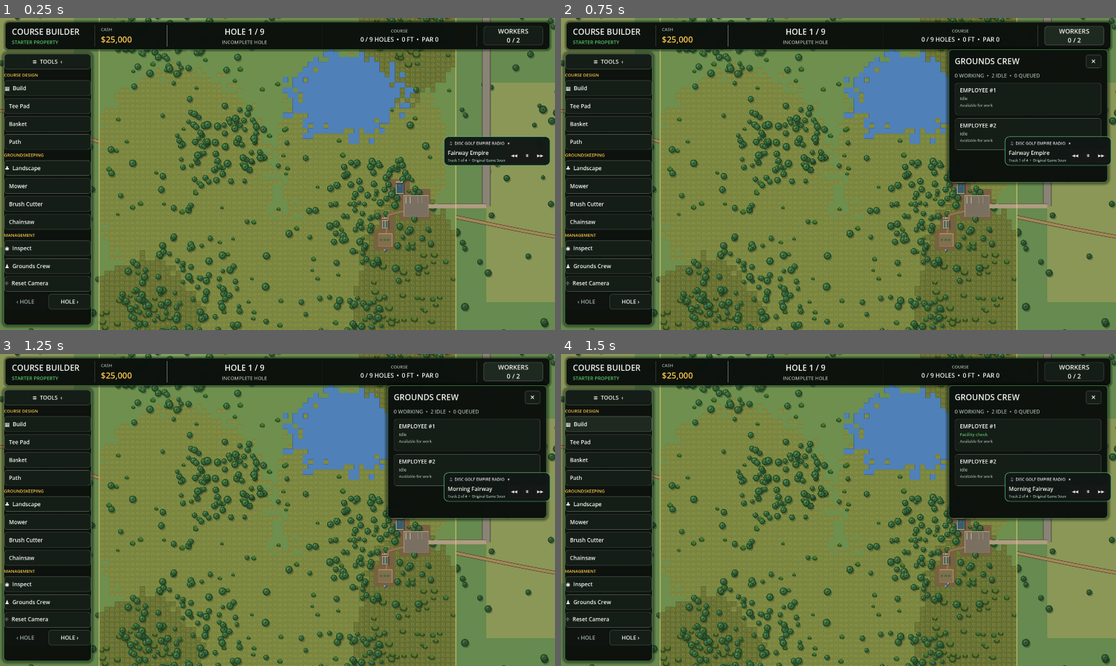
Above: before the commit, frames 1-4 (two rows, left to right).
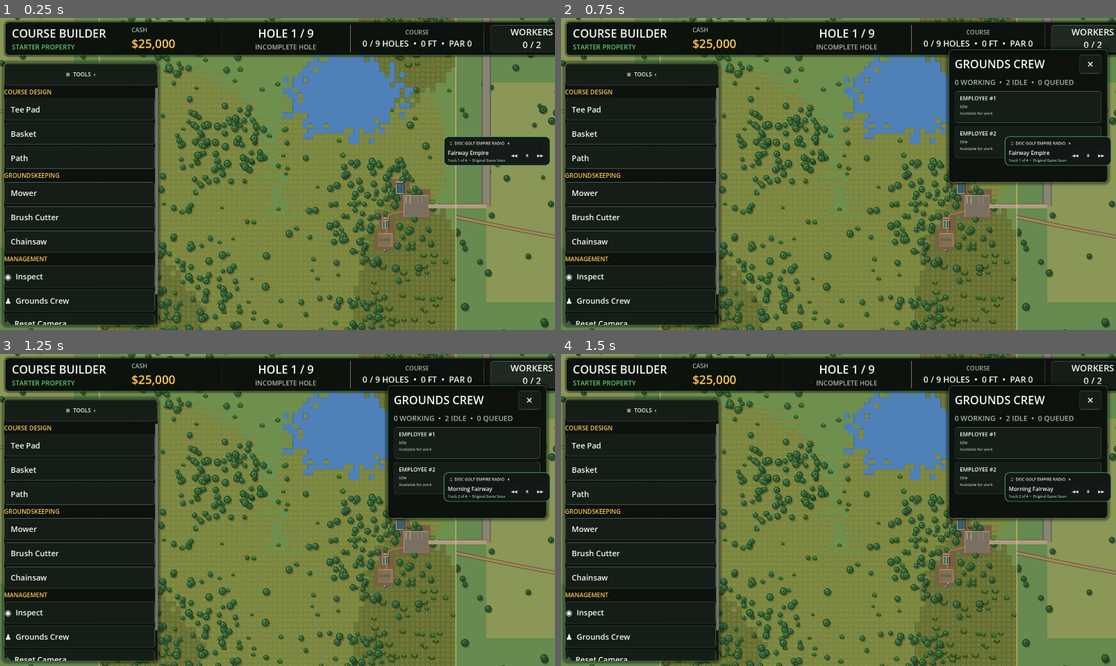
Above: after the commit, the same moments.

Repository: jmessierdg/disc-golf-empire
Game: Godot game, scene res://Main.tscn
Two runs of this game, one before a commit and one after it. Both use one fixed random seed, a clock stepped at 60 frames per second and the inputs below.
Inputs (mouse positions are in pixels of both pictures, inside the frame that each line leads up to):
- Up to frame 1 (0.25 s): no input
- Up to frame 2 (0.75 s): click "WORKERS 0 / 2" at 0.5 s
- Up to frame 3 (1.25 s): no input
- Up to frame 4 (1.5 s): click (610, 422) at 1.25 s, where only the run before the commit has a clickable "▦ Build"

The runs differ from the first frame. In frame 1, 17% of the frame differs, in the area x 0-100%, y 0-100%; in frame 2, 18%; in frame 3, 18%; in frame 4, 18%.

Commit message:
Update course_ui.gd

Diff:
--- a/course_ui.gd
+++ b/course_ui.gd
@@ -6,7 +6,7 @@
 # COLORS
 # ==================================================
 
-const UI_SCALE_FACTOR := 1.15
+const UI_SCALE_FACTOR := 1.61 # Previous 1.15 scale increased by 40%
 
 const COLOR_PANEL := Color(0.045, 0.065, 0.05, 0.97)
 const COLOR_CARD := Color(0.085, 0.115, 0.09, 0.98)
@@ -43,6 +43,8 @@
 var empire_sidebar_toggle: Button
 var empire_sidebar_collapsed := false
 var empire_sidebar_buttons: Dictionary = {}
+var empire_sidebar_hints: Dictionary = {}
+var empire_sidebar_last_tool := ""
 
 
 
@@ -222,6 +224,8 @@
 	apply_ui_scale()
 	create_empire_sidebar()
 	apply_empire_sidebar_layout()
+	if tooltip_panel != null:
+		tooltip_panel.hide() # Hints now live beside the selected tool.
 
 
 # ==================================================
@@ -2019,7 +2023,7 @@
 	update_hole_information()
 	update_tool_buttons()
 	update_category_styles()
-	update_tooltip()
+	refresh_empire_sidebar()
 	update_course_information()
 	update_economy_information()
 	update_workforce_information()
@@ -2874,7 +2878,7 @@
 	heading.add_theme_constant_override("separation", 4)
 	outer.add_child(heading)
 
-	empire_sidebar_toggle = create_ui_button("≡  TOOLS", Vector2(0, 54))
+	empire_sidebar_toggle = create_ui_button("≡  TOOLS", Vector2(0, 76))
 	empire_sidebar_toggle.size_flags_horizontal = Control.SIZE_EXPAND_FILL
 	empire_sidebar_toggle.pressed.connect(toggle_empire_sidebar)
 	heading.add_child(empire_sidebar_toggle)
@@ -2890,12 +2894,10 @@
 	empire_sidebar_scroll.add_child(empire_sidebar_content)
 
 	add_empire_sidebar_caption("COURSE DESIGN")
-	add_empire_sidebar_button("build", "▦  Build", _on_build_category_pressed)
 	add_empire_sidebar_button("tee", "   Tee Pad", _on_tee_pressed)
 	add_empire_sidebar_button("basket", "   Basket", _on_basket_pressed)
 	add_empire_sidebar_button("path", "   Path", _on_path_pressed)
 	add_empire_sidebar_caption("GROUNDSKEEPING")
-	add_empire_sidebar_button("landscape", "♣  Landscape", _on_landscape_category_pressed)
 	add_empire_sidebar_button("mower", "   Mower", _on_mower_pressed)
 	add_empire_sidebar_button("brush", "   Brush Cutter", _on_brush_pressed)
 	add_empire_sidebar_button("chainsaw", "   Chainsaw", _on_chainsaw_pressed)
@@ -2907,12 +2909,12 @@
 	var navigation := HBoxContainer.new()
 	navigation.add_theme_constant_override("separation", 5)
 	empire_sidebar_content.add_child(navigation)
-	var back := create_ui_button("‹ HOLE", Vector2(0, 54))
+	var back := create_ui_button("‹ HOLE", Vector2(0, 76))
 	back.size_flags_horizontal = Control.SIZE_EXPAND_FILL
 	back.pressed.connect(_on_previous_hole_pressed)
 	navigation.add_child(back)
 	empire_sidebar_buttons["previous"] = back
-	var forward := create_ui_button("HOLE ›", Vector2(0, 54))
+	var forward := create_ui_button("HOLE ›", Vector2(0, 76))
 	forward.size_flags_horizontal = Control.SIZE_EXPAND_FILL
 	forward.pressed.connect(_on_next_hole_pressed)
 	navigation.add_child(forward)
@@ -2922,18 +2924,41 @@
 func add_empire_sidebar_caption(caption_text: String) -> void:
 	var caption := Label.new()
 	caption.text = caption_text
-	caption.add_theme_font_size_override("font_size", 15)
+	caption.add_theme_font_size_override("font_size", 21)
 	caption.add_theme_color_override("font_color", COLOR_GOLD)
 	empire_sidebar_content.add_child(caption)
 
 func add_empire_sidebar_button(key: String, title: String, callback: Callable) -> void:
-	var button := create_ui_button(title, Vector2(0, 55))
+	var row := HBoxContainer.new()
+	row.add_theme_constant_override("separation", 8)
+	empire_sidebar_content.add_child(row)
+	var button := create_ui_button(title, Vector2(0, 77))
 	button.size_flags_horizontal = Control.SIZE_EXPAND_FILL
 	button.alignment = HORIZONTAL_ALIGNMENT_LEFT
-	button.add_theme_font_size_override("font_size", 19)
+	button.add_theme_font_size_override("font_size", 27)
 	button.pressed.connect(callback)
-	empire_sidebar_content.add_child(button)
+	row.add_child(button)
 	empire_sidebar_buttons[key] = button
+	var hint := Label.new()
+	hint.visible = false
+	hint.autowrap_mode = TextServer.AUTOWRAP_WORD_SMART
+	hint.add_theme_font_size_override("font_size", 19)
+	hint.add_theme_color_override("font_color", COLOR_GOLD)
+	hint.custom_minimum_size = Vector2(135, 0)
+	hint.size_flags_horizontal = Control.SIZE_EXPAND_FILL
+	row.add_child(hint)
+	empire_sidebar_hints[key] = hint
+
+func get_empire_tool_hint(tool_key: String) -> String:
+	match tool_key:
+		"tee": return "Drag to place tee"
+		"basket": return "Drag to place basket"
+		"path": return "Shape flight path"
+		"mower": return "Drag to mow grass"
+		"brush": return "Drag to clear brush"
+		"chainsaw": return "Tap tree to remove"
+		"view": return "Tap item to inspect"
+	return ""
 
 func toggle_empire_sidebar() -> void:
 	empire_sidebar_collapsed = not empire_sidebar_collapsed
@@ -2943,8 +2968,8 @@
 	if empire_sidebar == null:
 		return
 	var screen_width: float = get_viewport().get_visible_rect().size.x
-	var compact_width: float = 62.0
-	var expanded_width: float = minf(305.0, maxf(205.0, screen_width * 0.32))
+	var compact_width: float = 87.0
+	var expanded_width: float = minf(535.0, maxf(330.0, screen_width * 0.44))
 	var width: float = compact_width if empire_sidebar_collapsed else expanded_width
 	empire_sidebar.anchor_left = 0.0
 	empire_sidebar.anchor_right = 0.0
@@ -2952,13 +2977,13 @@
 	empire_sidebar.anchor_bottom = 1.0
 	empire_sidebar.offset_left = 12.0
 	empire_sidebar.offset_right = 12.0 + width
-	empire_sidebar.offset_top = 122.0
+	empire_sidebar.offset_top = 155.0
 	empire_sidebar.offset_bottom = -16.0
 	empire_sidebar.custom_minimum_size = Vector2.ZERO
 	empire_sidebar_scroll.visible = not empire_sidebar_collapsed
 	empire_sidebar_toggle.text = "☰" if empire_sidebar_collapsed else "≡  TOOLS  ‹"
 	if inspector_panel != null:
-		inspector_panel.offset_left = 90.0 if empire_sidebar_collapsed else width + 28.0
+		inspector_panel.offset_left = 110.0 if empire_sidebar_collapsed else width + 28.0
 		inspector_panel.offset_right = inspector_panel.offset_left + 620.0
 
 func refresh_empire_sidebar() -> void:
@@ -2968,8 +2993,17 @@
 	var tool_keys := {"tee": "TEE", "basket": "BASKET", "path": "PATH", "mower": "MOWER", "brush": "BRUSH", "chainsaw": "CHAINSAW", "view": "VIEW"}
 	for key in tool_keys:
 		var button: Button = empire_sidebar_buttons.get(key)
+		var is_active: bool = tool_name == tool_keys[key]
 		if button != null:
-			apply_tool_button_style(button, tool_name == tool_keys[key])
+			apply_tool_button_style(button, is_active)
+			button.add_theme_color_override("font_color", COLOR_GOLD if is_active else COLOR_TEXT)
+		var hint: Label = empire_sidebar_hints.get(key)
+		if hint != null:
+			hint.visible = is_active
+			if is_active:
+				hint.text = get_empire_tool_hint(key)
+	if tooltip_panel != null:
+		tooltip_panel.hide()
 	var previous: Button = empire_sidebar_buttons.get("previous")
 	var following: Button = empire_sidebar_buttons.get("next")
 	if previous != null and course_manager != null:
